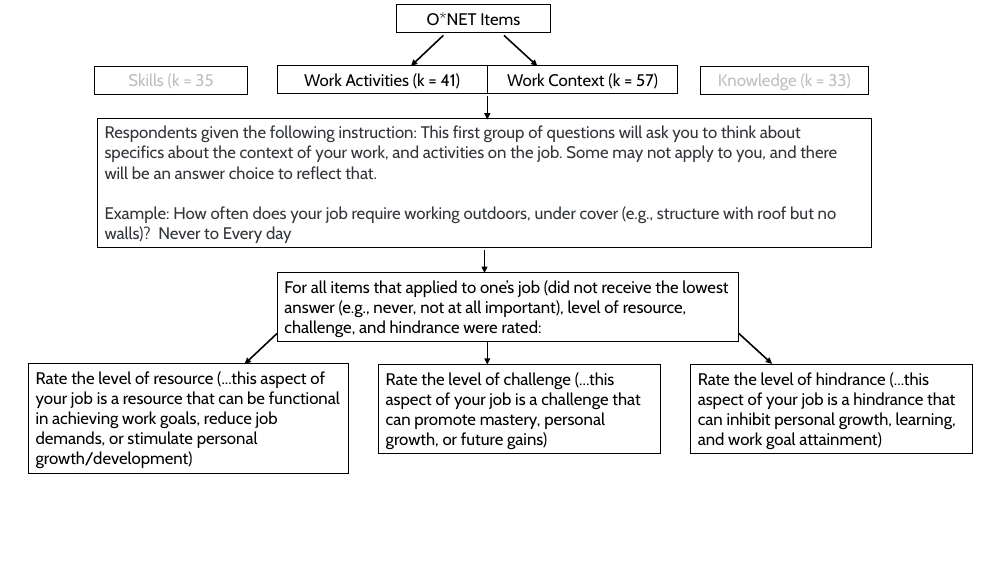
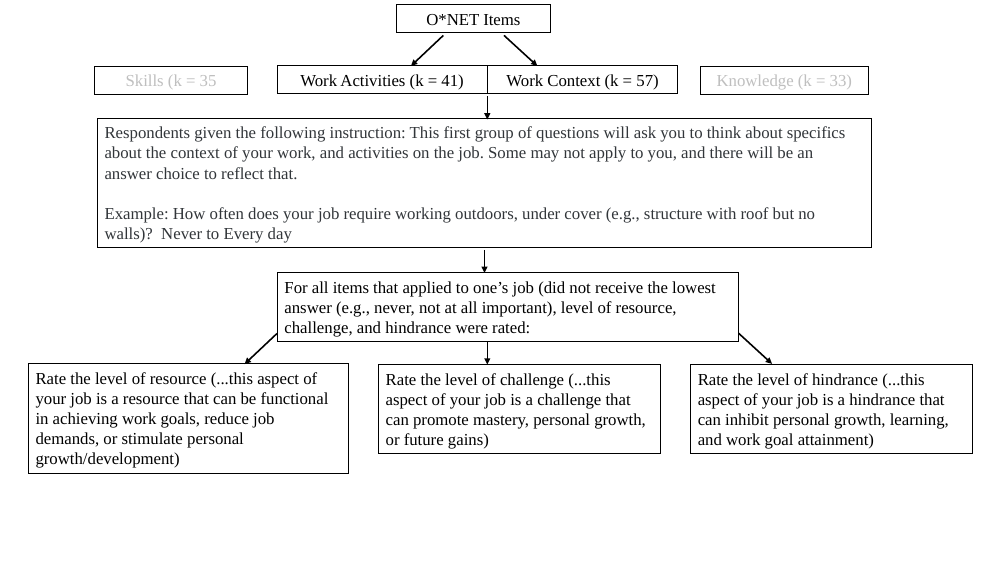
Before and after one commit to jtkulas/JDRJournalSubmission, a slide deck: slide 1 of current_submission/Methods_visual.pptx. Drawn at 1008x567 pixels with LibreOffice and Linux fonts; fonts in the diff are those of the drawing. Boxes give left, top, right and bottom in pixels: in the first picture for what was removed or moved away, otherwise in the second. Text is boxed around its words. In the diff, an @@ line names an element or a change of style, - is before the commit and + after.

Commit message:
updating the visual

```diff
--- a/current_submission/Methods_visual.pptx
+++ b/current_submission/Methods_visual.pptx
@@ font Cabin to Times New Roman in 10 elements at (x1=397, y1=5, x2=551, y2=33), (x1=95, y1=67, x2=248, y2=95), (x1=277, y1=66, x2=487, y2=94), (x1=488, y1=66, x2=678, y2=94), (x1=700, y1=67, x2=868, y2=95), (x1=98, y1=118, x2=872, y2=248), (x1=28, y1=364, x2=349, y2=473), (x1=277, y1=273, x2=739, y2=342), (x1=378, y1=364, x2=660, y2=454), (x1=690, y1=364, x2=972, y2=454) @@
```
